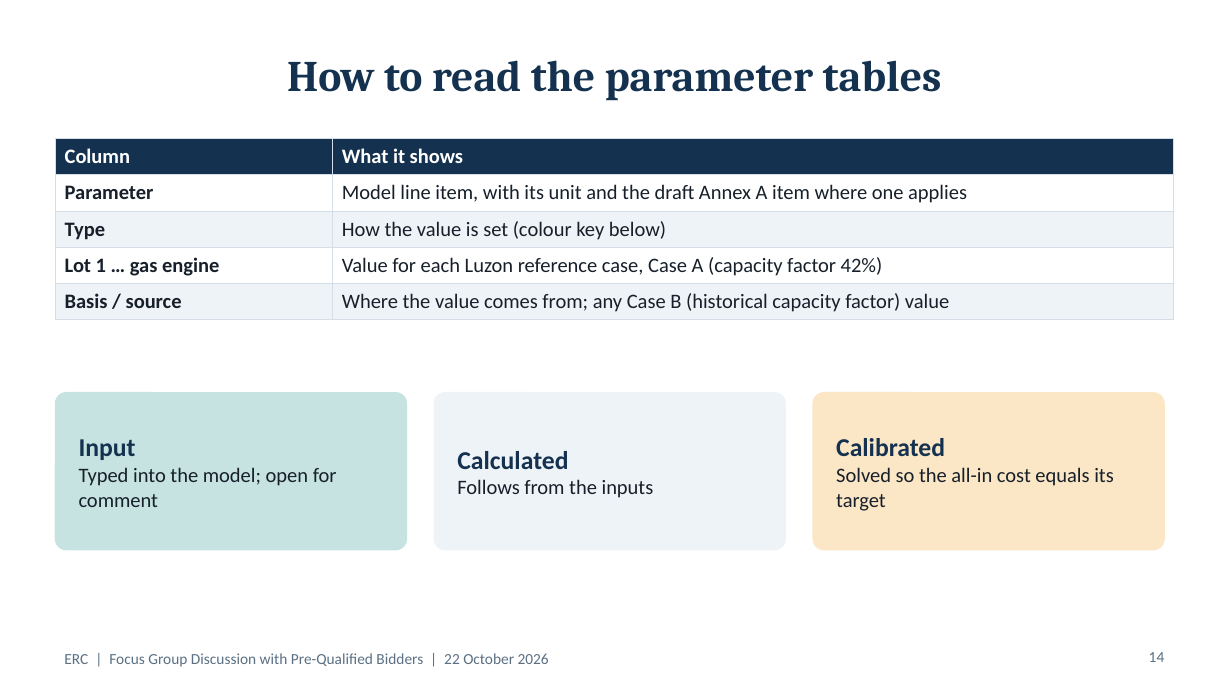
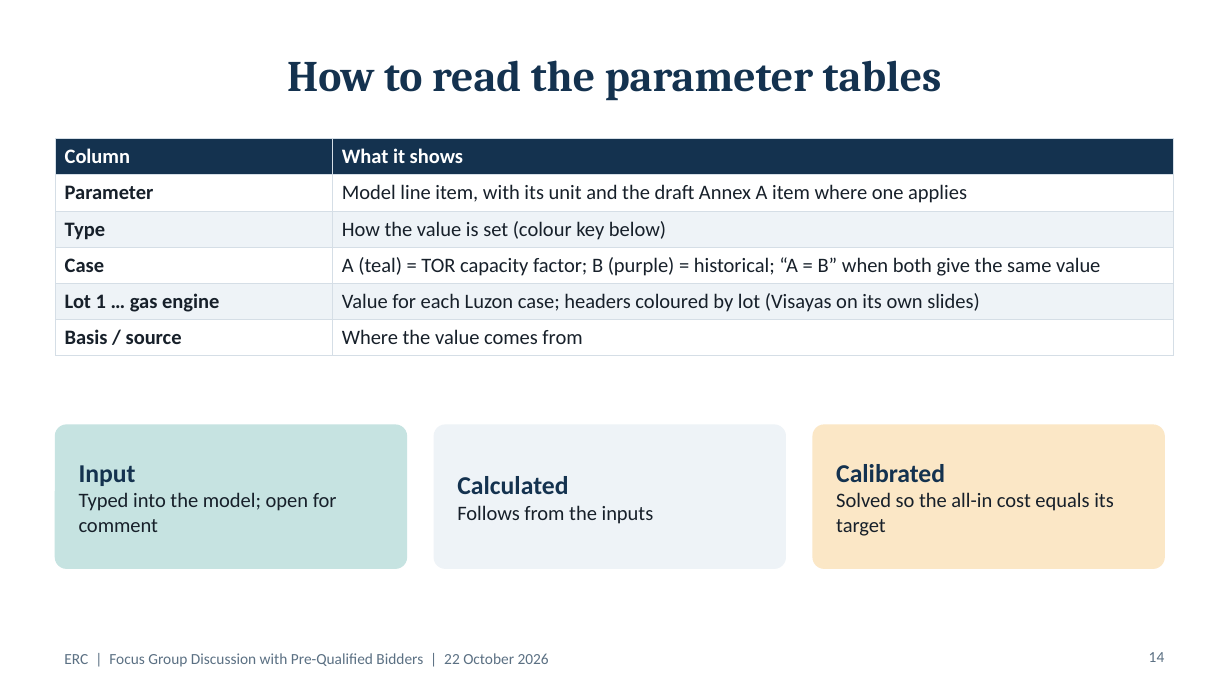
Before and after one commit to polyphase123/Midmerit, a slide deck: slide 14 of ERC_FGD_Model_Assumptions.pptx. Drawn at 1232x693 pixels with LibreOffice and Linux fonts; fonts in the diff are those of the drawing. Boxes give left, top, right and bottom in pixels: in the first picture for what was removed or moved away, otherwise in the second. Text is boxed around its words. In the diff, an @@ line names an element or a change of style, - is before the commit and + after.

```diff
--- a/ERC_FGD_Model_Assumptions.pptx
+++ b/ERC_FGD_Model_Assumptions.pptx
@@ table at [55,139,1174,348] @@
-row 4: Lot 1 … gas engine | Value for each Luzon reference case, Case A (capacity factor 42%)
-row 5: Basis / source | Where the value comes from; any Case B (historical capacity factor) value
+row 4: Case | A (teal) = TOR capacity factor; B (purple) = historical; “A = B” when both give the same value
+row 5: Lot 1 … gas engine | Value for each Luzon case; headers coloured by lot (Visayas on its own slides)
+row 6: Basis / source | Where the value comes from
@@ rounded rectangle: place and size @@
-rounded rectangle at [55,393,407,550]
+rounded rectangle at [55,425,407,568]
@@ text "Input": place and size @@
-text "Input" at [79,439,337,507]
+text "Input" at [79,465,337,532]
@@ rounded rectangle: place and size @@
-rounded rectangle at [434,393,786,550]
+rounded rectangle at [434,425,786,568]
@@ text "Calculated": place and size @@
-text "Calculated" at [457,451,654,498]
+text "Calculated" at [457,476,654,524]
@@ proportions changed in 3 elements at [55,425,407,568], [434,425,786,568], [813,425,1165,568] @@
@@ rounded rectangle: place and size @@
-rounded rectangle at [813,393,1165,550]
+rounded rectangle at [813,425,1165,568]
@@ text "Calibrated": place and size @@
-text "Calibrated" at [836,438,1114,511]
+text "Calibrated" at [836,464,1114,536]
```
Also in this commit, not shown: 22 other slides changed, 4 slides added.
